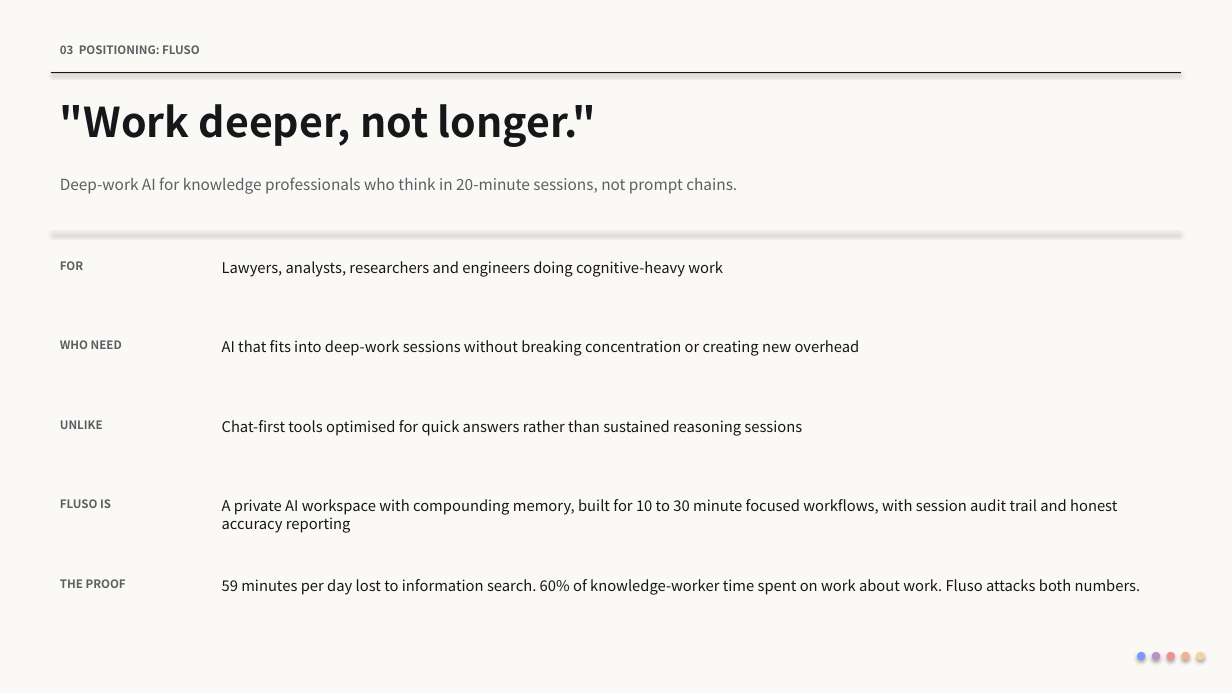
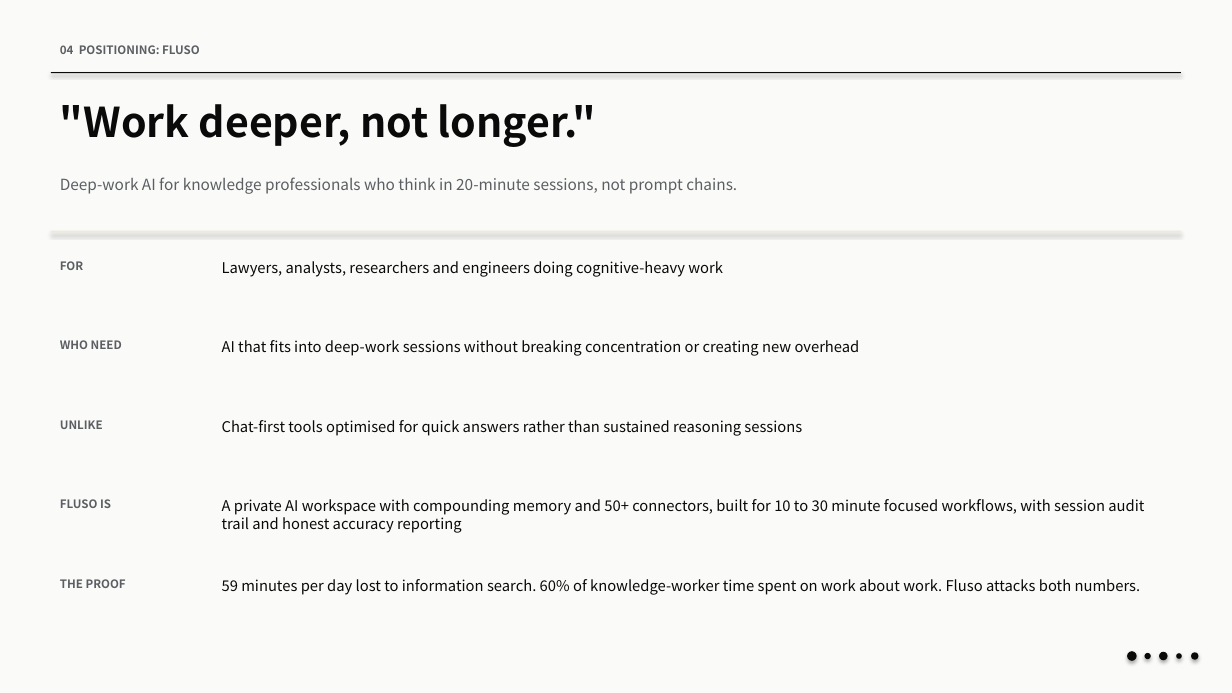
Before and after one commit to ai-luminati-collab/Cadence-Architecture-Deck, a slide deck: slide 6 of PremAI-Fluso-Brand-Bible.pptx (slide 5 before the commit). Drawn at 1232x693 pixels with LibreOffice and Linux fonts; fonts in the diff are those of the drawing. Boxes give left, top, right and bottom in pixels: in the first picture for what was removed or moved away, otherwise in the second. Text is boxed around its words. In the diff, an @@ line names an element or a change of style, - is before the commit and + after.

```diff
--- a/PremAI-Fluso-Brand-Bible.pptx
+++ b/PremAI-Fluso-Brand-Bible.pptx
@@ rectangle at box(0, 0, 1232, 693): fill #FAF9F5 to #FAFAF8 @@
@@ text at box(60, 45, 200, 54): text changed @@
-03 POSITIONING: FLUSO
+04 POSITIONING: FLUSO
@@ rectangle at box(51, 72, 1181, 73): fill #17171B to #0A0A0A @@
@@ text at box(222, 499, 1144, 533): text changed; text colour #17171B to #0A0A0A @@
-A private AI workspace with compounding memory, built for 10 to 30 minute focused workflows, with session audit trail and honest accuracy reporting
+A private AI workspace with compounding memory and 50+ connectors, built for 10 to 30 minute focused workflows, with session audit trail and honest accuracy reporting
@@ text colour #17171B to #0A0A0A in 5 elements at box(60, 104, 596, 147), box(222, 261, 723, 277), box(222, 340, 860, 356), box(222, 420, 802, 436), box(222, 579, 1141, 595) @@
@@ ellipse: place and size @@
-ellipse at box(1137, 652, 1145, 660)
+ellipse at box(1128, 652, 1137, 661)
@@ ellipse at box(1128, 652, 1137, 661): fill #7F96FF to #0A0A0A @@
@@ ellipse at box(1145, 653, 1152, 660): fill #B992C7 to #0A0A0A @@
@@ ellipse at box(1159, 652, 1167, 660): fill #F38E8F to #0A0A0A @@
@@ 4 ellipses: place and size @@
-4 ellipses at box(1152, 652, 1205, 660)
+4 ellipses at box(1145, 652, 1199, 660)
@@ ellipse at box(1177, 653, 1182, 659): fill #F3B092 to #0A0A0A @@
@@ ellipse at box(1191, 653, 1199, 660): fill #F2D398 to #0A0A0A @@
```
Also in this commit, not shown: 21 other slides changed, 3 slides added, 2 slides removed, 1 other file.
